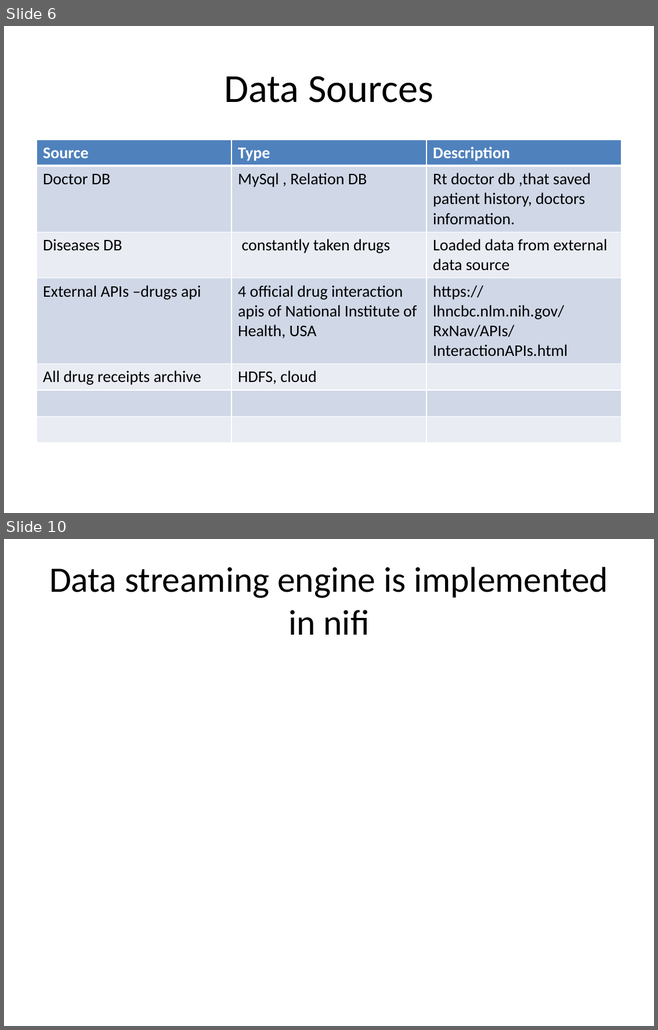
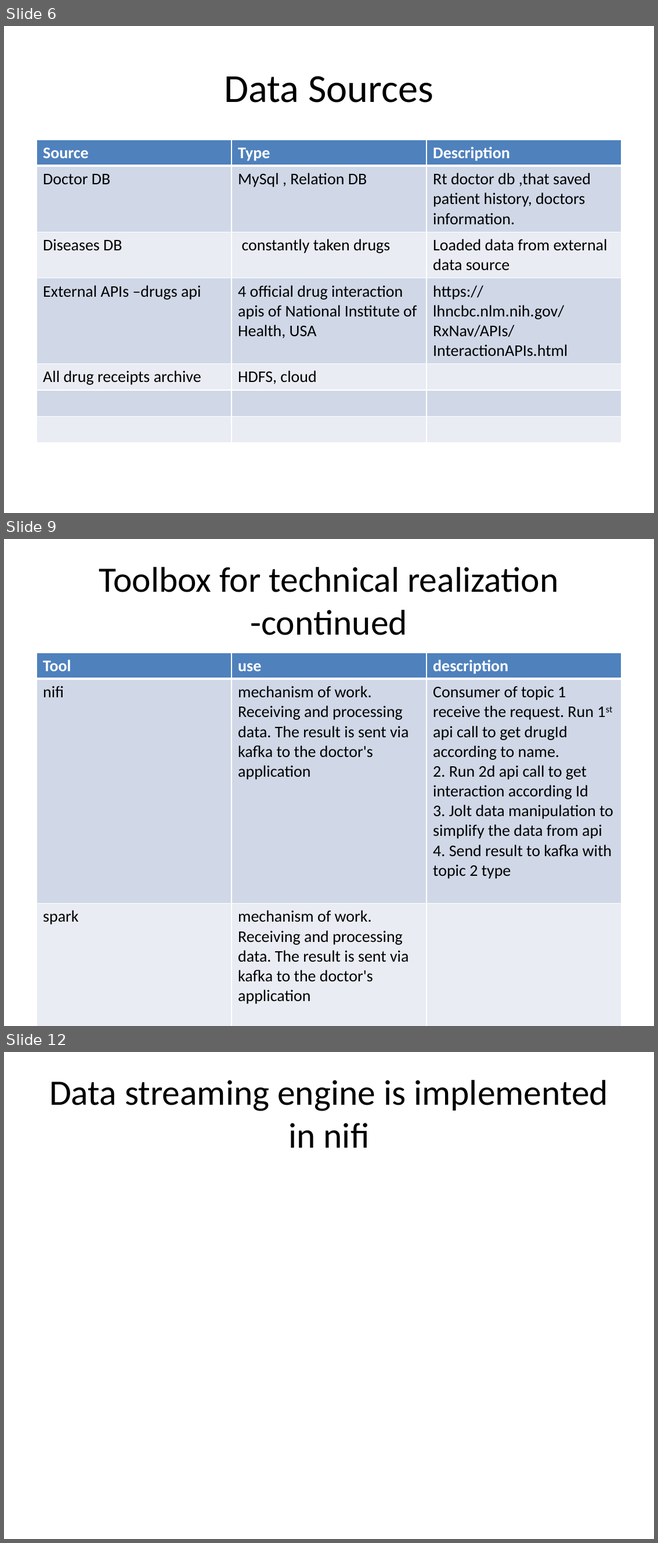
Before and after one commit to katkovOlga/nayaProject, a slide deck: FinalProject.pptx. Shown one above the other, each under a label of ours: slides 6 and 10 before the commit, slides 6, 9 and 12 after it; the slides between them are not shown. The pictures are 658x1030 and 658x1543 pixels, drawn with LibreOffice and Linux fonts; fonts in the diff are those of the drawing. Boxes give left, top, right and bottom in pixels: in the first picture for what was removed or moved away, otherwise in the second. Text is boxed around its words. In the diff, an @@ line names an element or a change of style, - is before the commit and + after.

```diff
--- a/FinalProject.pptx
+++ b/FinalProject.pptx
@@ slide 9 added at bbox=[4, 539, 654, 1026], background #FFFFFF @@
@@ title added at bbox=[99, 567, 558, 635], 39.6 pt, text #000000 @@
+Toolbox for technical realization -continued
@@ table added at bbox=[36, 653, 621, 1024], 3 rows, 3 columns @@
+Tool | use | description
+nifi | mechanism of work. Receiving and processing data. The result is sent via kafka to the doctor's application | Consumer of topic 1 receive the request. Run 1st api call to get drugId according to name. / 2. Run 2d api call to get interaction according Id / 3. Jolt data manipulation to simplify the data from api / 4. Send result to kafka with topic 2 type
+spark | mechanism of work. Receiving and processing data. The result is sent via kafka to the doctor's application | 
@@ what was slide 10 is now slide 12 @@
```
Also in this commit, not shown: 9 slides changed, 3 other slides added, 1 slide removed, 1 other file.
